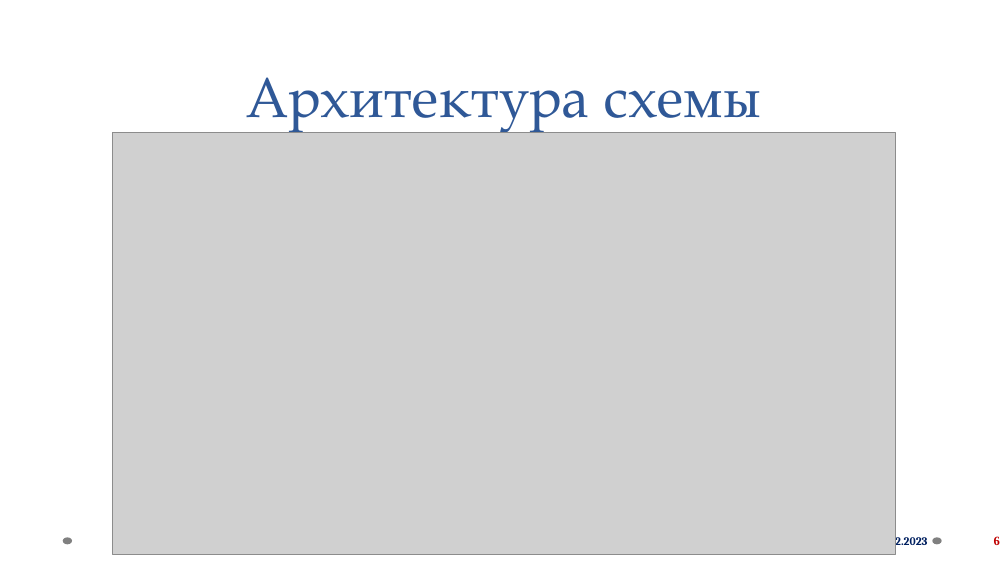
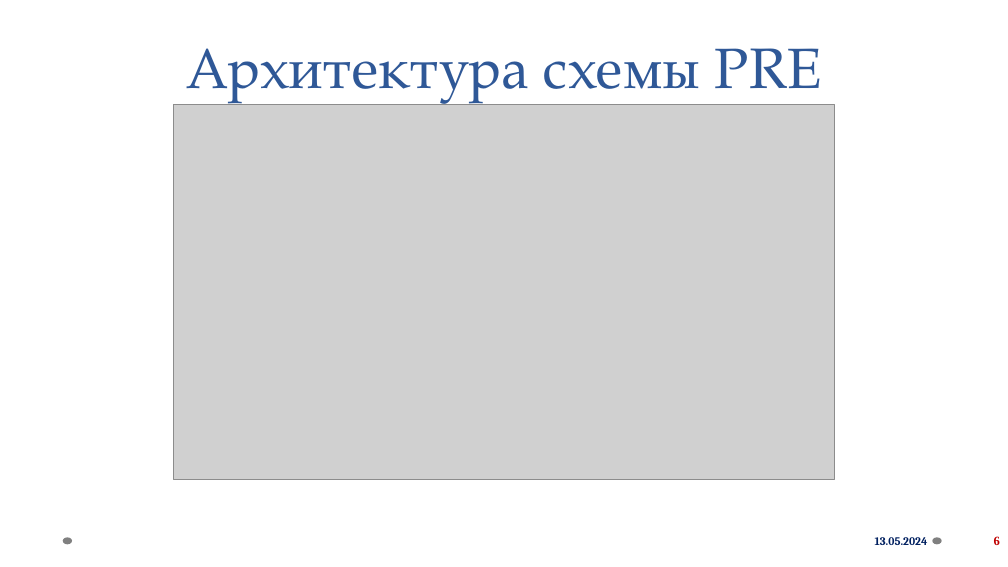
Before and after one commit to mikeezq/pre-system, a slide deck: slide 6 of docs/Книр_КорниловМ.А..pptx. Drawn at 1008x567 pixels with LibreOffice and Linux fonts; fonts in the diff are those of the drawing; grey boxes stand for pictures; background and template pictures are left out. Boxes give left, top, right and bottom in pixels: in the first picture for what was removed or moved away, otherwise in the second. Text is boxed around its words. In the diff, an @@ line names an element or a change of style, - is before the commit and + after.

```diff
--- a/docs/Книр_КорниловМ.А..pptx
+++ b/docs/Книр_КорниловМ.А..pptx
@@ title at [186,48,822,109]: text changed @@
-Архитектура схемы
+Архитектура схемы PRE
@@ picture: place and size @@
-picture at [113,132,895,555]
+picture at [174,104,835,479]
@@ text at [875,537,928,545]: text changed @@
-27.12.2023
+13.05.2024
```
Also in this commit, not shown: 7 other slides changed, 6 slides added, 7 other files.
